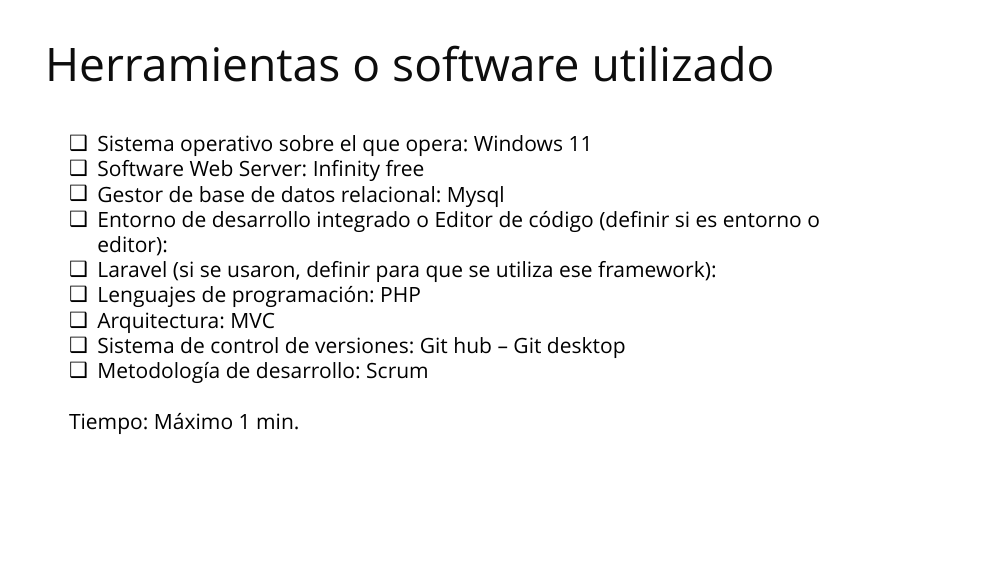
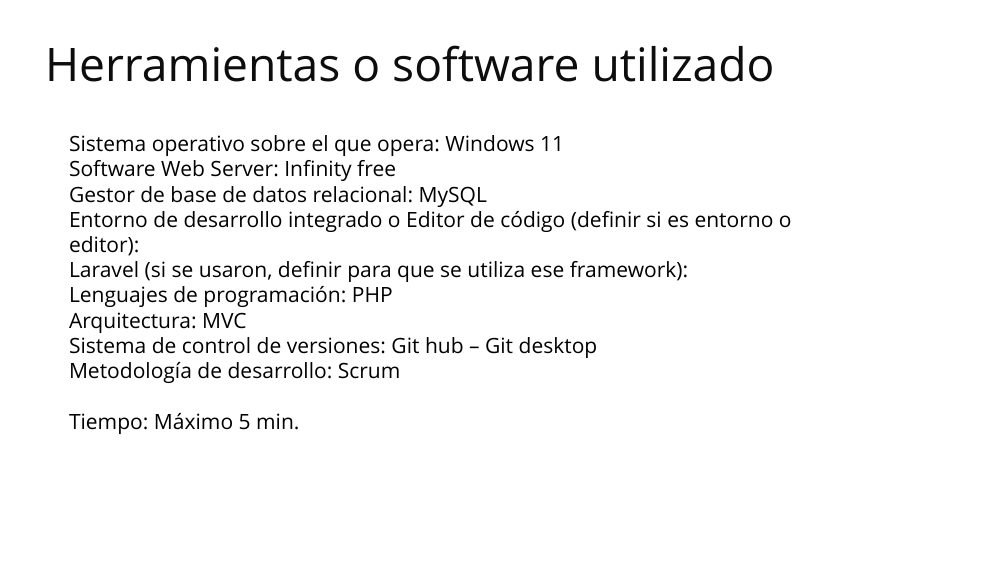
Before and after one commit to duvanfmendez/tienda_virtual, a slide deck: slide 7 of manuales/Manual de presentacion de proyecto.pptx. Drawn at 1008x567 pixels with LibreOffice and Linux fonts; fonts in the diff are those of the drawing; background and template pictures are left out. Boxes give left, top, right and bottom in pixels: in the first picture for what was removed or moved away, otherwise in the second. Text is boxed around its words. In the diff, an @@ line names an element or a change of style, - is before the commit and + after.

```diff
--- a/manuales/Manual de presentacion de proyecto.pptx
+++ b/manuales/Manual de presentacion de proyecto.pptx
@@ text at (69, 135, 792, 383): bullet ❑ to none @@
@@ text at (69, 186, 487, 207): text changed @@
-❑ Gestor de base de datos relacional: Mysql
+Gestor de base de datos relacional: MySQL
@@ text at (69, 413, 299, 434): text changed @@
-Tiempo: Máximo 1 min.
+Tiempo: Máximo 5 min.
```
Also in this commit, not shown: 1 other slide changed, 1 slide added.
